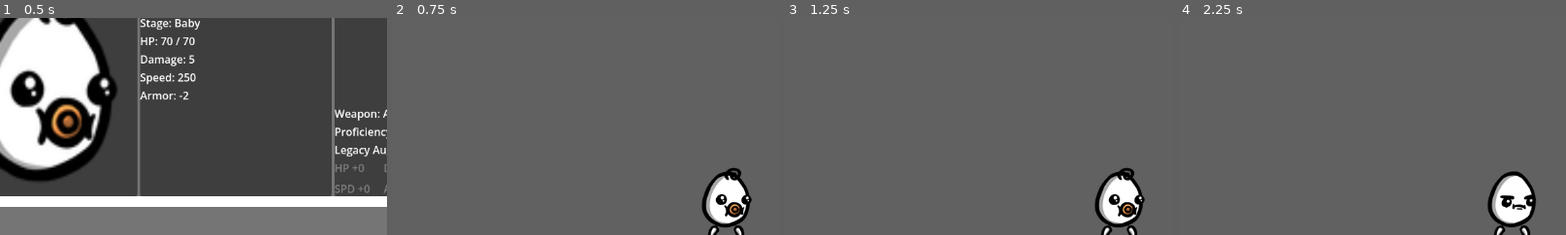
Above: before the commit, frames 1-4 (left to right).
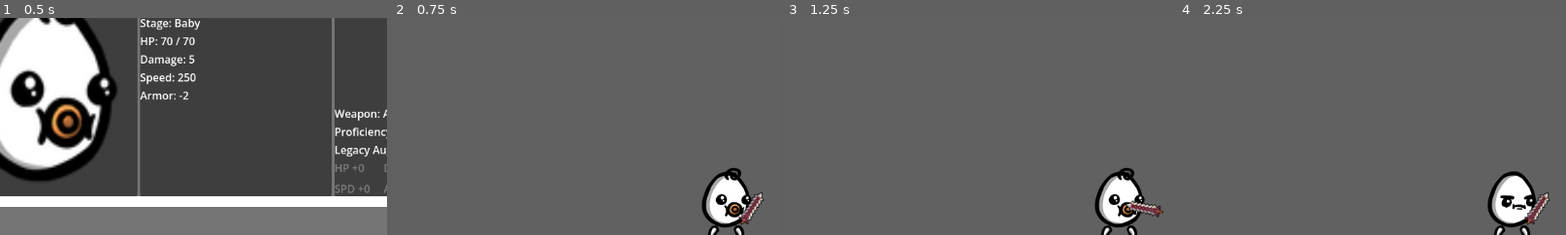
Above: after the commit, the same moments.

Repository: JZ-Zhou-UofC/Calgary-Hacks-2026-John-Vincent
Game: Godot game, scene res://scenes/main.tscn
Two runs of this game, one before a commit and one after it. Both use one fixed random seed, a clock stepped at 60 frames per second and the inputs below.
Inputs:
- Up to frame 1 (0.5 s): no input
- Up to frame 2 (0.75 s): click "START ROUND" at 0.5 s
- Up to frame 3 (1.25 s): no input
- Up to frame 4 (2.25 s): click "PASS" at 1.25 s; click "START ROUND" at 2 s
The pictures show only the part of the screen within x 7-57%, y 8-58%; the shares and areas given below are measured in that part.

Frame 1 is identical in both runs. In frame 2, 0.4% of the frame differs, in the area x 89-96%, y 80-96%; in frame 3, 0.4%; in frame 4, 0.4%.

Commit message:
sword animation

Diff:
--- a/scenes/actors/player/player.gd
+++ b/scenes/actors/player/player.gd
@@ -1,30 +1,89 @@
 extends CharacterBody2D
+
+#################################################
+# MOVEMENT
+#################################################
 
 @export var speed := 300.0
 
 @onready var body = $Body
+
+
+#################################################
+# WEAPON
+#################################################
+
+@onready var weapon_pivot = $WeaponPivot
+@onready var weapon_sprite = $WeaponPivot/WeaponSprite
+
+var weapon_textures = {
+	"A": preload("res://assets/weapons/weapon_A.png"),
+	"B": preload("res://assets/weapons/weapon_B.png"),
+	"C": preload("res://assets/weapons/weapon_C.png")
+}
+
+
+#################################################
+# PORTRAITS
+#################################################
+
 var portraits = {
 	GameState.LifeStage.BABY: preload("res://assets/characters/brotato/baby.png"),
 	GameState.LifeStage.TEEN: preload("res://assets/characters/brotato/teen.png"),
 	GameState.LifeStage.PRIME: preload("res://assets/characters/brotato/prime.png"),
 	GameState.LifeStage.OLD: preload("res://assets/characters/brotato/old.png")
 }
+
+
+#################################################
+# SWING SYSTEM (AUTO)
+#################################################
+
+var swing_speed = 6.0
+var swing_angle = 70.0
+var swing_time = 0.0
+
+
+#################################################
+# READY
+#################################################
+
 func _ready():
 
 	load_from_gamestate()
+	update_weapon()
 
+
+#################################################
+# LOAD PLAYER DATA
+#################################################
 
 func load_from_gamestate():
 
-	# load stats
 	speed = GameState.player["speed"]
 
-	# load portrait
 	var stage = GameState.life_stage
 
 	if portraits.has(stage):
 		body.texture = portraits[stage]
+
+
+#################################################
+# PHYSICS
+#################################################
+
 func _physics_process(delta):
+
+	handle_movement(delta)
+	update_weapon_rotation()
+	update_auto_swing(delta)
+
+
+#################################################
+# MOVEMENT
+#################################################
+
+func handle_movement(delta):
 
 	var direction = Input.get_vector(
 		"move_left",
@@ -33,11 +92,10 @@
 		"move_down"
 	)
 
-	# movement
 	velocity = direction * speed
+
 	move_and_slide()
 
-	# flip body left/right only
 	update_facing(direction)
 
 
@@ -48,3 +106,40 @@
 
 	elif direction.x < 0:
 		body.flip_h = true
+
+
+#################################################
+# WEAPON SETUP
+#################################################
+
+func update_weapon():
+
+	var weapon_type = GameState.player["weapon_type"]
+
+	if weapon_textures.has(weapon_type):
+
+		weapon_sprite.texture = weapon_textures[weapon_type]
+
+
+#################################################
+# AIM SYSTEM
+#################################################
+
+func update_weapon_rotation():
+
+	var mouse_pos = get_global_mouse_position()
+
+	weapon_pivot.look_at(mouse_pos)
+
+
+#################################################
+# AUTO SWING SYSTEM
+#################################################
+
+func update_auto_swing(delta):
+
+	swing_time += delta * swing_speed
+
+	var swing_offset = sin(swing_time) * swing_angle
+
+	weapon_sprite.rotation_degrees = swing_offset
--- a/scenes/actors/player/player.tscn
+++ b/scenes/actors/player/player.tscn
@@ -42,3 +42,8 @@
 texture = ExtResource("2_oj104")
 hframes = 2
 frame = 1
+
+[node name="WeaponPivot" type="Node2D" parent="." unique_id=818848293]
+
+[node name="WeaponSprite" type="Sprite2D" parent="WeaponPivot" unique_id=1838081014]
+position = Vector2(40, 0)
--- a/scenes/hub/hub.tscn
+++ b/scenes/hub/hub.tscn
@@ -197,7 +197,6 @@
 layout_mode = 2
 text = "START ROUND"
 
-[connection signal="pressed" from="MainVBox/CharacterPanel/CharacterHBox/OptionPanel/VBoxContainer/TrainButton" to="." method="_on_train_button_pressed"]
 [connection signal="pressed" from="MainVBox/CharacterPanel/CharacterHBox/OptionPanel/VBoxContainer/NurtureButton" to="." method="_on_nurture_button_pressed"]
 [connection signal="pressed" from="MainVBox/CharacterPanel/CharacterHBox/OptionPanel/VBoxContainer/HitGymButton" to="." method="_on_hit_gym_button_pressed"]
 [connection signal="pressed" from="MainVBox/CharacterPanel/CharacterHBox/OptionPanel/VBoxContainer/LifespanButton" to="." method="_on_lifespan_button_pressed"]
